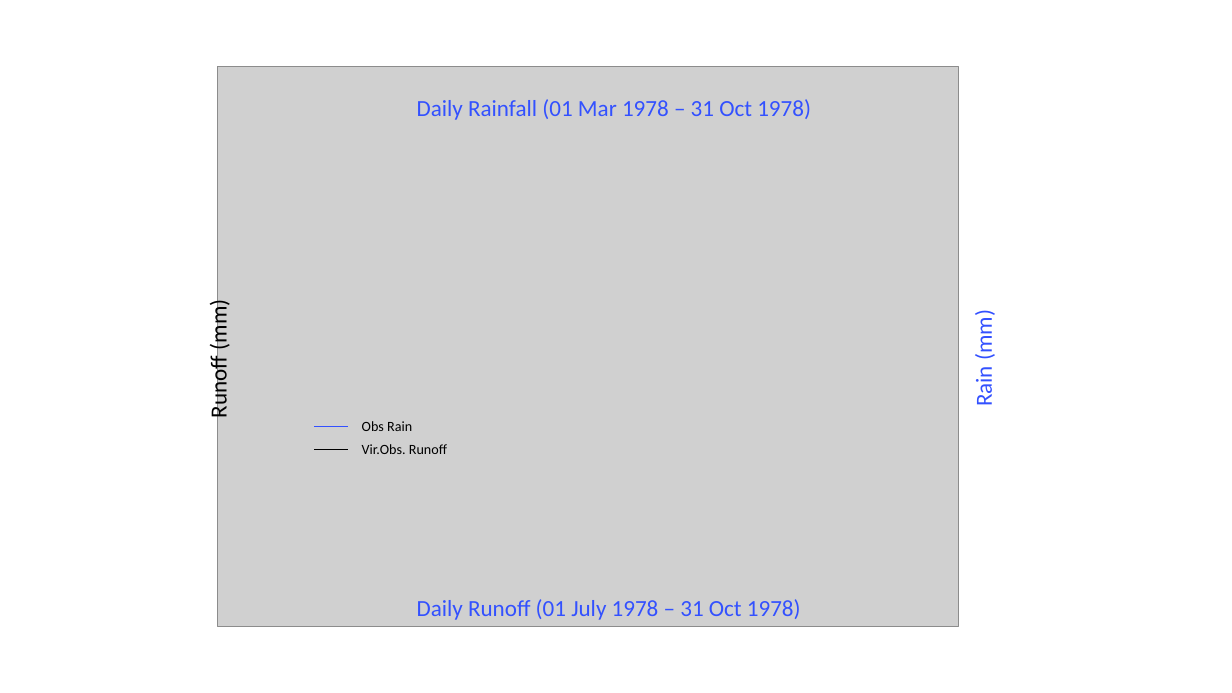
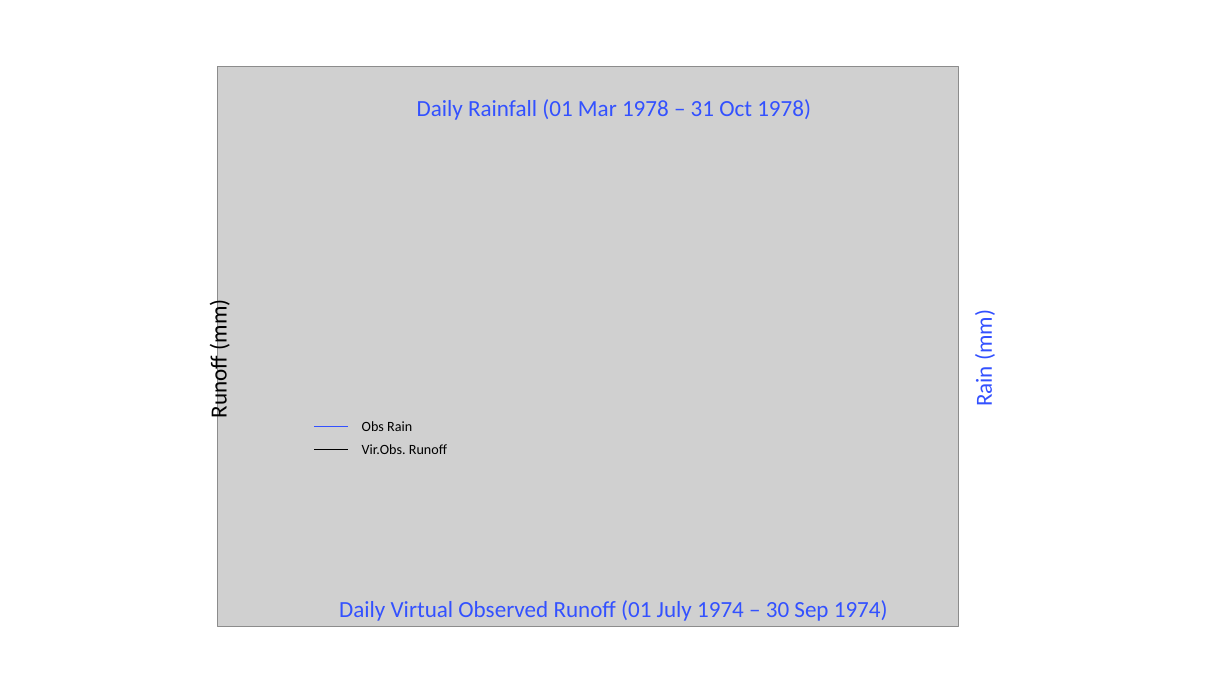
Before and after one commit to thienhuytruongnguyen/PilotStudy01, a slide deck: slide 7 of Meeting 30.pptx (slide 6 before the commit). Drawn at 1232x693 pixels with LibreOffice and Linux fonts; fonts in the diff are those of the drawing; grey boxes stand for pictures. Boxes give left, top, right and bottom in pixels: in the first picture for what was removed or moved away, otherwise in the second. Text is boxed around its words. In the diff, an @@ line names an element or a change of style, - is before the commit and + after.

```diff
--- a/Meeting 30.pptx
+++ b/Meeting 30.pptx
@@ text at (x1=339, y1=600, x2=888, y2=621): text changed @@
-Daily Runoff (01 July 1978 – 31 Oct 1978)
+Daily Virtual Observed Runoff (01 July 1974 – 30 Sep 1974)
```
Also in this commit, not shown: 2 other slides changed, 3 slides added, 18 other files.
